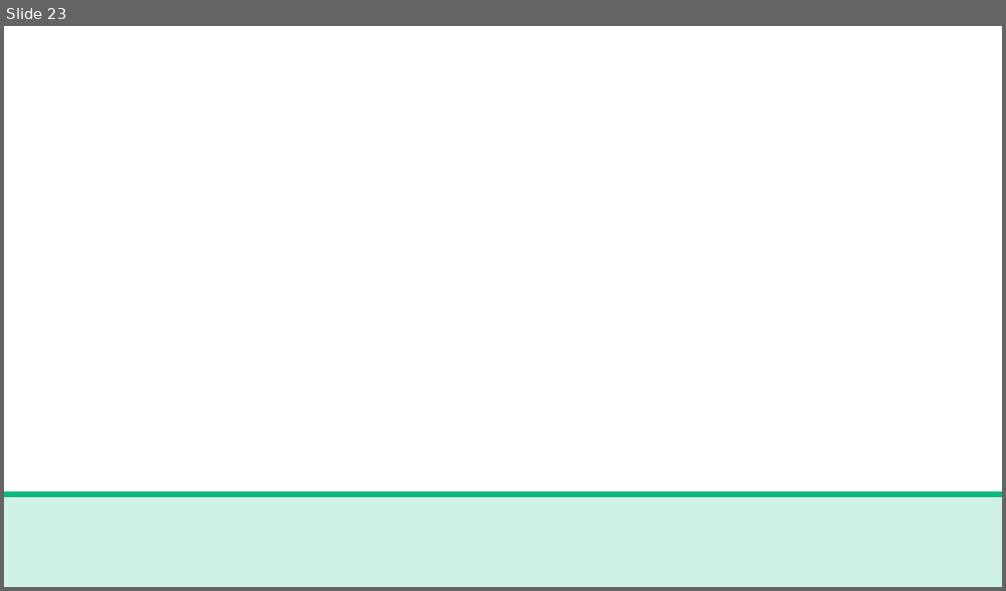
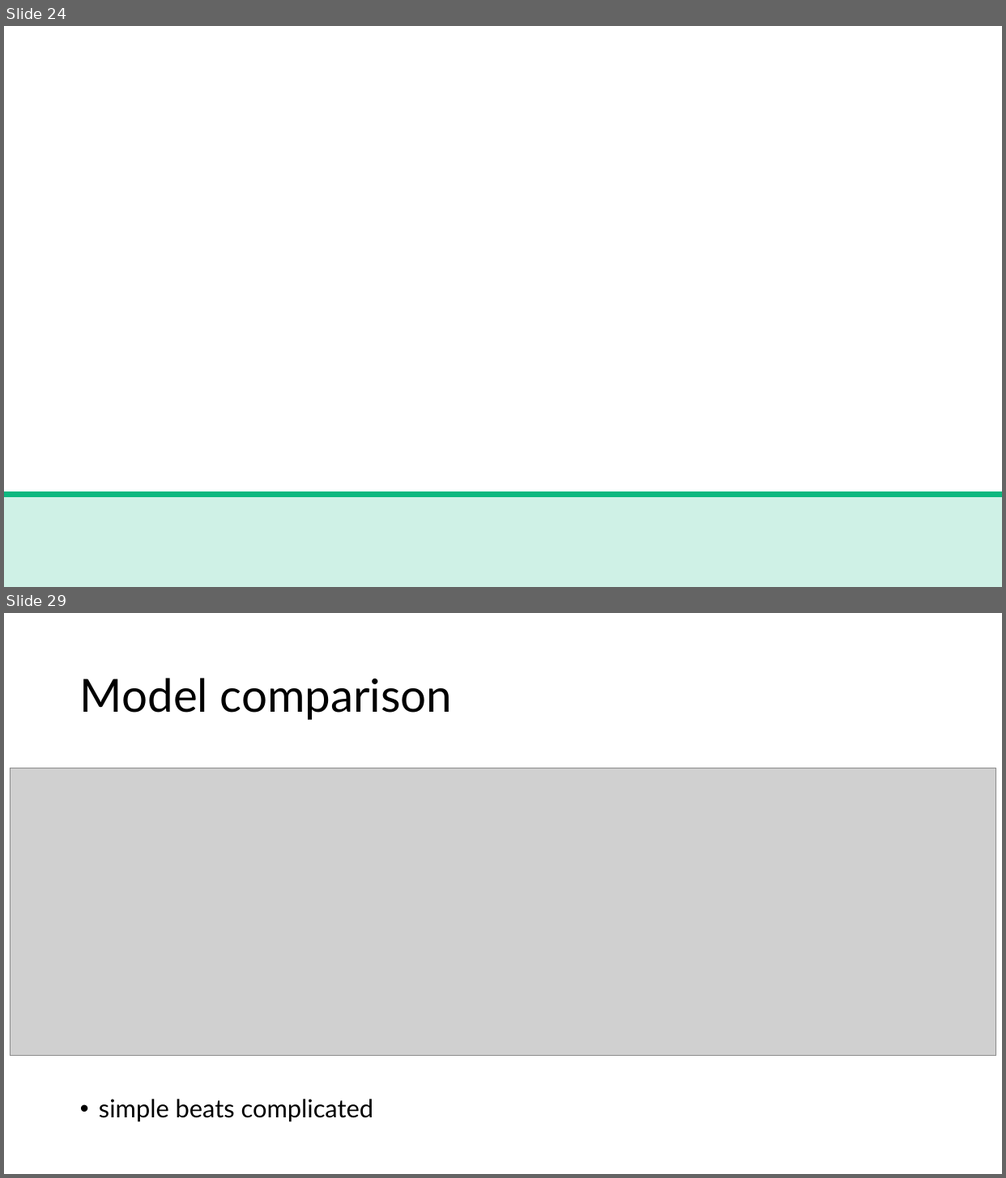
Before and after one commit to trNk27/Human_Data_Exploration, a slide deck: presentation/Prototype.pptx. Shown one above the other, each under a label of ours: slide 23 before the commit, slides 24 and 29 after it; the slides between them are not shown. The pictures are 1006x591 and 1006x1178 pixels, drawn with LibreOffice and Linux fonts; fonts in the diff are those of the drawing; grey boxes stand for pictures; background and template pictures are left out. Boxes give left, top, right and bottom in pixels: in the first picture for what was removed or moved away, otherwise in the second. Text is boxed around its words. In the diff, an @@ line names an element or a change of style, - is before the commit and + after.

```diff
--- a/presentation/Prototype.pptx
+++ b/presentation/Prototype.pptx
@@ slide 29 added at box(4, 613, 1002, 1174), background picture (left out) @@
@@ title added at box(80, 678, 453, 720), 44 pt, text #000000 @@
+Model comparison
@@ picture added at box(10, 768, 997, 1055) @@
@@ text added at box(99, 1099, 373, 1122), 24 pt, text #000000 @@
+• simple beats complicated
@@ what was slide 23 is now slide 24 @@
```
Also in this commit, not shown: 3 slides changed, 5 other slides added, 2 slides removed, 2 other files.
